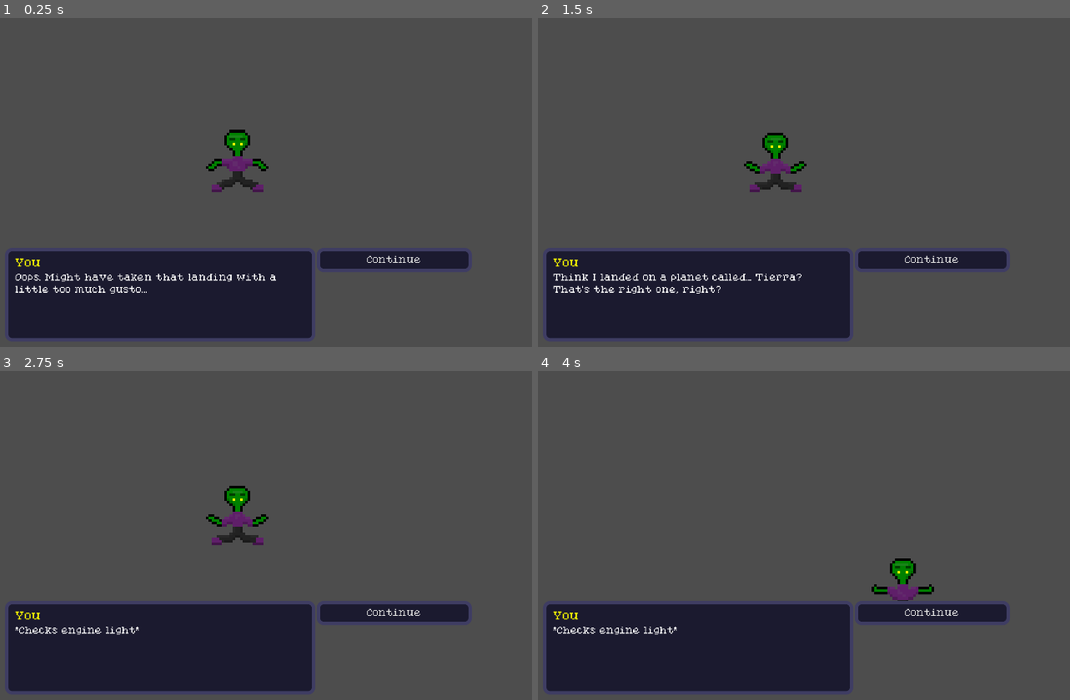
Above: before the commit, frames 1-4 (two rows, left to right).
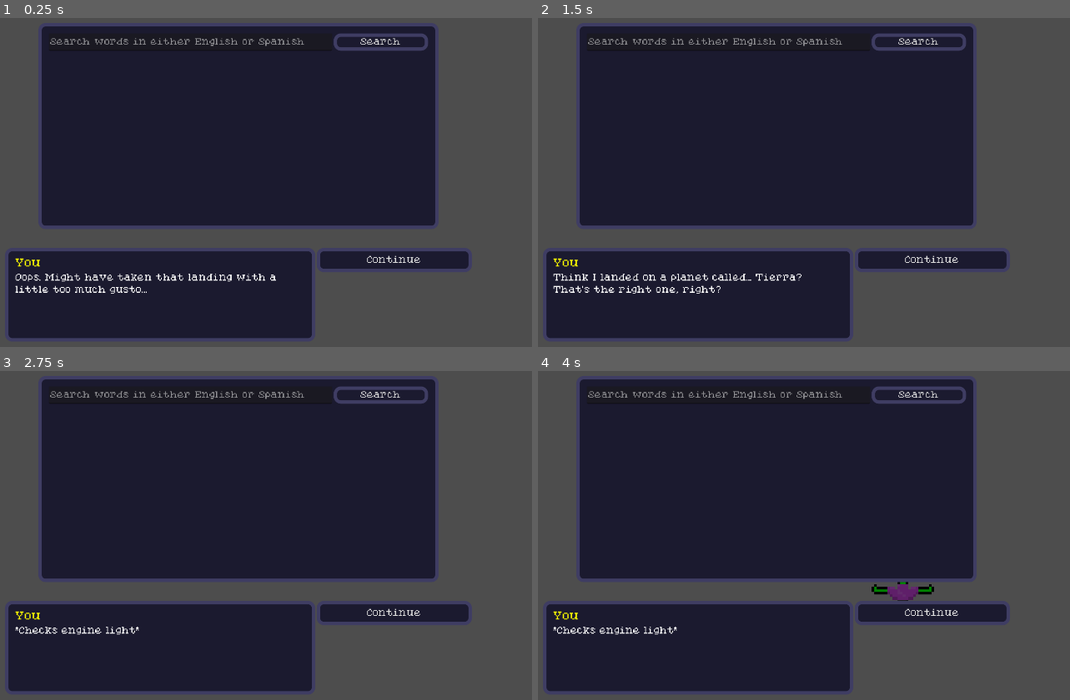
Above: after the commit, the same moments.

Repository: shadraps/language-game
Game: Godot game, scene res://scenes/levels/game_intro.tscn
The game is run twice, just before and just after one commit, with the same random seed, the same clock (stepped at 60 frames per second) and the same inputs.
Inputs (mouse positions are in pixels of both pictures, inside the frame that each line leads up to):
- Up to frame 1 (0.25 s): no input
- Up to frame 2 (1.5 s): click (921, 41) at 0.5 s, where only the run after the commit has a clickable "Search"; click "Continue" at 1.25 s
- Up to frame 3 (2.75 s): click "Continue" at 2 s
- Up to frame 4 (4 s): tap Enter (ui_accept) at 2.75, 3.02, 3.77 s; hold D (right) 2.78-3.53 s; hold E (interact) 2.78-3.53 s; hold Down (down) from 3.53 s (still down); tap E (interact) at 3.6 s

The runs differ from the first frame. In frame 1, 44% of the frame differs, in the area x 7-82%, y 2-64%; in frame 2, 44%; in frame 3, 44%; in frame 4, 44%, in the area x 7-82%, y 2-65%.

Commit message:
work on ui

Diff:
--- a/language-game/nodes/ui/lexi/lexi.tscn
+++ b/language-game/nodes/ui/lexi/lexi.tscn
@@ -1,15 +1,65 @@
 [gd_scene format=3 uid="uid://c3bkm1fvfg5ah"]
+
+[ext_resource type="Theme" uid="uid://dosbj14bvn6jl" path="res://resources/themes/main.tres" id="1_fuku2"]
+
+[sub_resource type="Theme" id="Theme_3se44"]
 
 [node name="LEXI" type="CanvasLayer" unique_id=453999833]
 
-[node name="VBoxContainer" type="VBoxContainer" parent="." unique_id=428287808]
+[node name="PanelContainer" type="PanelContainer" parent="." unique_id=478123729]
 anchors_preset = -1
-anchor_left = 1.0
-anchor_top = 0.5
-anchor_right = 1.0
-anchor_bottom = 0.5
-offset_left = -40.0
-offset_top = -20.0
-offset_bottom = 20.0
-grow_horizontal = 0
-grow_vertical = 2
+anchor_left = 0.2
+anchor_top = 0.1
+anchor_right = 0.8
+anchor_bottom = 0.65
+theme = ExtResource("1_fuku2")
+
+[node name="MarginContainer" type="MarginContainer" parent="PanelContainer" unique_id=1266989787]
+layout_mode = 2
+theme = SubResource("Theme_3se44")
+theme_override_constants/margin_left = 20
+theme_override_constants/margin_top = 20
+theme_override_constants/margin_right = 20
+theme_override_constants/margin_bottom = 20
+
+[node name="VBoxContainer" type="VBoxContainer" parent="PanelContainer/MarginContainer" unique_id=428287808]
+layout_mode = 2
+
+[node name="Navigation" type="HBoxContainer" parent="PanelContainer/MarginContainer/VBoxContainer" unique_id=2041255107]
+layout_mode = 2
+
+[node name="SearchText" type="LineEdit" parent="PanelContainer/MarginContainer/VBoxContainer/Navigation" unique_id=725269706]
+layout_mode = 2
+size_flags_horizontal = 3
+size_flags_stretch_ratio = 3.0
+placeholder_text = "Search words in either English or Spanish"
+
+[node name="SearchButton" type="Button" parent="PanelContainer/MarginContainer/VBoxContainer/Navigation" unique_id=1370928117]
+custom_minimum_size = Vector2(0, 50)
+layout_mode = 2
+size_flags_horizontal = 3
+text = "Search"
+
+[node name="MainContent" type="HBoxContainer" parent="PanelContainer/MarginContainer/VBoxContainer" unique_id=1403570347]
+layout_mode = 2
+size_flags_vertical = 3
+
+[node name="WordListScroll" type="ScrollContainer" parent="PanelContainer/MarginContainer/VBoxContainer/MainContent" unique_id=1223671075]
+layout_mode = 2
+size_flags_horizontal = 3
+
+[node name="WordList" type="VBoxContainer" parent="PanelContainer/MarginContainer/VBoxContainer/MainContent/WordListScroll" unique_id=1804057197]
+layout_mode = 2
+size_flags_horizontal = 3
+size_flags_vertical = 3
+
+[node name="DetailsScroll" type="ScrollContainer" parent="PanelContainer/MarginContainer/VBoxContainer/MainContent" unique_id=132815717]
+layout_mode = 2
+size_flags_horizontal = 3
+size_flags_stretch_ratio = 2.0
+
+[node name="Details" type="VBoxContainer" parent="PanelContainer/MarginContainer/VBoxContainer/MainContent/DetailsScroll" unique_id=1469991735]
+layout_mode = 2
+size_flags_horizontal = 3
+size_flags_vertical = 3
+size_flags_stretch_ratio = 2.0
--- a/language-game/resources/themes/main.tres
+++ b/language-game/resources/themes/main.tres
@@ -69,6 +69,8 @@
 Label/fonts/font = ExtResource("1_lhqq7")
 Label/styles/focus = SubResource("StyleBoxFlat_8ar6a")
 Label/styles/normal = SubResource("StyleBoxEmpty_a70tl")
+LineEdit/font_sizes/font_size = 25
+LineEdit/fonts/font = ExtResource("1_lhqq7")
 MarginContainer/constants/margin_bottom = 20
 MarginContainer/constants/margin_left = 20
 MarginContainer/constants/margin_right = 20
